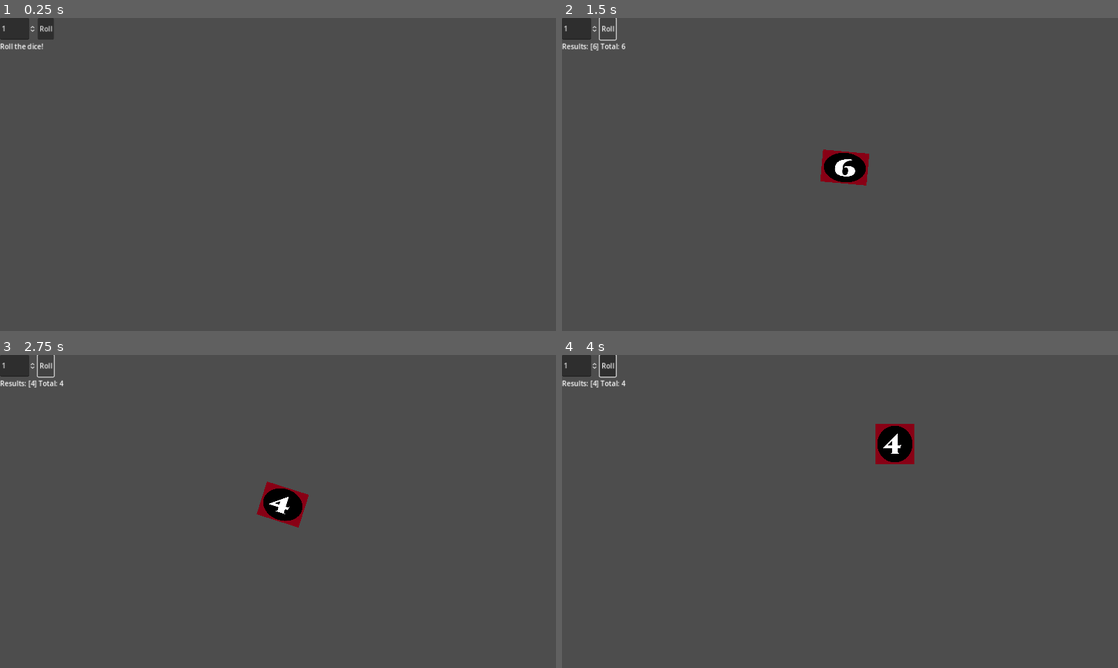
Above: before the commit, frames 1-4 (two rows, left to right).
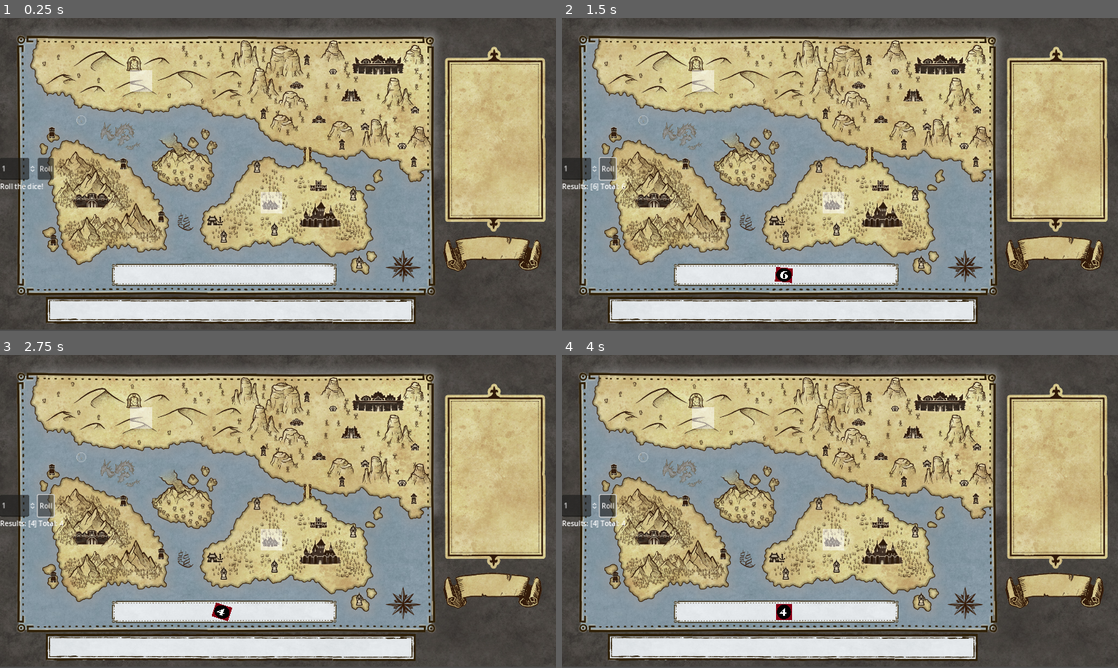
Above: after the commit, the same moments.

Repository: Evenwood/godotgamejam77
Game: Godot game, scene res://TestScenes/test_scene_1.tscn
Two runs of this game, one before a commit and one after it. Both use one fixed random seed, a clock stepped at 60 frames per second and the inputs below. The project has no main scene, so this scene is started directly.
Inputs (mouse positions are in pixels of both pictures, inside the frame that each line leads up to):
- Up to frame 1 (0.25 s): no input
- Up to frame 2 (1.5 s): click "Roll" at 0.5 s; click "Roll" at 1.25 s
- Up to frame 3 (2.75 s): click "Roll" at 2 s
- Up to frame 4 (4 s): drag from (845, 502) to (895, 442) at 2.77 s; drag from (728, 527) to (895, 442) at 3.52 s

The runs differ from the first frame. In frame 1, 79% of the frame differs, in the area x 0-100%, y 0-100%; in frame 2, 79%; in frame 3, 79%; in frame 4, 79%.

Commit message:
Drop Zone created
Implemented the drop zone functionality. There is a test scene implemented; still pretty rough but its a start.

Diff:
--- a/game/DiceControl/dice_scene.gd
+++ b/game/DiceControl/dice_scene.gd
@@ -5,18 +5,19 @@
 @onready var num_dice_spinner: SpinBox = $DiceUI/MainContainer/ControlsContainer/NumDiceSpinner
 @onready var roll_button: Button = $DiceUI/MainContainer/ControlsContainer/RollButton
 @onready var results_label: Label = $DiceUI/MainContainer/ResultsLabel
-@onready var dice_container: Node2D = $DiceUI/MainContainer/DiceContainer
+@onready var dice_container: Node2D = $DiceContainer
 
 var die_scene = preload("res://DiceControl/die.tscn")
 
 # Constants
 const MIN_DICE = 1
 const MAX_DICE = 10
-const DICE_SPACING = 100  # Spacing between dice
+const DICE_SPACING = 50  # Spacing between dice
 
 var num_dice = 1
 
 func _ready():
+	position = Vector2(-140, 247)
 	# Setup UI elements
 	num_dice_spinner.min_value = MIN_DICE
 	num_dice_spinner.max_value = MAX_DICE
--- a/game/DiceControl/dice_scene.tscn
+++ b/game/DiceControl/dice_scene.tscn
@@ -8,9 +8,13 @@
 [node name="DiceUI" type="CanvasLayer" parent="."]
 
 [node name="MainContainer" type="VBoxContainer" parent="DiceUI"]
-custom_minimum_size = Vector2(300, 200)
-offset_right = 300.0
-offset_bottom = 200.0
+anchors_preset = 4
+anchor_top = 0.5
+anchor_bottom = 0.5
+offset_top = -38.5
+offset_right = 250.0
+offset_bottom = 38.5
+grow_vertical = 2
 
 [node name="ControlsContainer" type="HBoxContainer" parent="DiceUI/MainContainer"]
 custom_minimum_size = Vector2(250, 50)
@@ -30,4 +34,4 @@
 layout_mode = 2
 text = "Result"
 
-[node name="DiceContainer" type="Node2D" parent="DiceUI/MainContainer"]
+[node name="DiceContainer" type="Node2D" parent="."]
--- a/game/DiceControl/die.gd
+++ b/game/DiceControl/die.gd
@@ -13,6 +13,10 @@
 var dragging = false
 var click_offset = Vector2()
 var current_drop_zone = null
+var orig_position = Vector2.ZERO
+
+const SPRITE_SCALE_X = .10
+const SPRITE_SCALE_Y = .10
 
 # Textures for die faces - you'll need to create these
 var die_textures = {
@@ -29,6 +33,8 @@
 	area.connect("input_event", _on_input_event)
 	area.connect("area_entered", _on_area_entered)
 	area.connect("area_exited", _on_area_exited)
+	sprite.scale = Vector2(SPRITE_SCALE_X, SPRITE_SCALE_Y)
+	set_up_scale_animation()
 	roll()
 
 func roll() -> int:
@@ -67,6 +73,7 @@
 			if event.pressed:
 				# Start dragging
 				dragging = true
+				orig_position = position
 				# Store the offset between mouse position and node position
 				click_offset = position - get_global_mouse_position()
 				change_appearance(dragging)
@@ -77,6 +84,8 @@
 				# Are we over the drop zone?
 				if current_drop_zone:
 					current_drop_zone.emit_signal("item_dropped", self)
+				else:
+					position = orig_position
 
 func _process(_delta):
 	if dragging:
@@ -88,7 +97,7 @@
 		sprite.scale = Vector2(sprite.scale.x + .01, sprite.scale.y + .01)
 	else:
 		sprite.modulate = Color(1, 1, 1, 1)
-		sprite.scale = Vector2(.25, .25)
+		sprite.scale = Vector2(SPRITE_SCALE_X, SPRITE_SCALE_Y)
 
 func _on_area_entered(area):
 	if area.is_in_group("drop_zone"):
@@ -97,3 +106,28 @@
 func _on_area_exited(area):
 	if area == current_drop_zone:
 		current_drop_zone = null
+
+func set_up_scale_animation():
+	var animation = animation_player.get_animation("roll")
+	var scale_track = animation.find_track("Sprite2D:scale", Animation.TYPE_VALUE)
+	var random_number = (randi() % 3 + 1) * 0.01  # Will give 0.01, 0.02, 0.03
+	var keyframes = [
+		{"time": 0.0, "value":Vector2(SPRITE_SCALE_X, SPRITE_SCALE_Y)},
+		{"time": 0.2, "value":Vector2(SPRITE_SCALE_X + random_number, SPRITE_SCALE_Y - random_number)},
+		{"time": 0.4, "value":Vector2(SPRITE_SCALE_X - random_number, SPRITE_SCALE_Y + random_number)},
+		{"time": 0.6, "value":Vector2(SPRITE_SCALE_X + random_number, SPRITE_SCALE_Y - random_number)},
+		{"time": 0.8, "value":Vector2(SPRITE_SCALE_X - random_number, SPRITE_SCALE_Y + random_number)},
+		{"time": 1.0, "value":Vector2(SPRITE_SCALE_X, SPRITE_SCALE_Y)}
+	]
+
+	# Clear existing keys
+	animation.track_remove_key_at_time(scale_track, 0.0)
+	animation.track_remove_key_at_time(scale_track, 0.2)
+	animation.track_remove_key_at_time(scale_track, 0.4)
+	animation.track_remove_key_at_time(scale_track, 0.6)
+	animation.track_remove_key_at_time(scale_track, 0.8)
+	animation.track_remove_key_at_time(scale_track, 1.0)
+
+	# Add new keys at specific times
+	for keyframe in keyframes:
+		animation.track_insert_key(scale_track, keyframe.time, keyframe.value)
--- a/game/DiceControl/die.tscn
+++ b/game/DiceControl/die.tscn
@@ -91,6 +91,7 @@
 
 [node name="Die" type="Node2D"]
 script = ExtResource("1_ihamb")
+metadata/_edit_group_ = true
 
 [node name="Sprite2D" type="Sprite2D" parent="."]
 position = Vector2(651, 344)
@@ -102,8 +103,6 @@
 }
 
 [node name="Area2D" type="Area2D" parent="."]
-position = Vector2(1, -3)
 
 [node name="CollisionShape2D" type="CollisionShape2D" parent="Area2D"]
-position = Vector2(-2, 2)
 shape = SubResource("RectangleShape2D_nm3hw")
--- a/game/DropZoneControl/drop_zone.gd
+++ b/game/DropZoneControl/drop_zone.gd
@@ -9,6 +9,11 @@
 	input_pickable = true
 	connect("area_entered", _on_area_entered)
 	connect("area_exited", _on_area_exited)
+
+	var sprite = ColorRect.new()  # Or use a Sprite2D
+	add_child(sprite)
+	sprite.size = Vector2(50, 50)
+
 	modulate = Color(1, 1, 1, 0.5)
 
 # Called every frame. 'delta' is the elapsed time since the previous frame.
--- a/game/DropZoneControl/drop_zone.tscn
+++ b/game/DropZoneControl/drop_zone.tscn
@@ -3,7 +3,7 @@
 [ext_resource type="Script" path="res://DropZoneControl/drop_zone.gd" id="1_56gfg"]
 
 [sub_resource type="RectangleShape2D" id="RectangleShape2D_sv0t4"]
-size = Vector2(68, 63)
+size = Vector2(100, 100)
 
 [node name="DropZone" type="Area2D" groups=["drop_zone"]]
 script = ExtResource("1_56gfg")
--- a/game/TestScenes/test_scene_1.tscn
+++ b/game/TestScenes/test_scene_1.tscn
@@ -1,24 +1,22 @@
-[gd_scene load_steps=3 format=3 uid="uid://coc0nbxe2cf5b"]
+[gd_scene load_steps=4 format=3 uid="uid://gv2jtpq48jb4"]
 
+[ext_resource type="Texture2D" uid="uid://cakagnvywlb2e" path="res://Assets/Temp/map1.png" id="1_jnadg"]
 [ext_resource type="PackedScene" uid="uid://cn8p8gir5v5ib" path="res://DiceControl/dice_scene.tscn" id="1_up560"]
-[ext_resource type="PackedScene" uid="uid://2vpyof5hxpag" path="res://DropZoneControl/drop_zone.tscn" id="2_j8tmv"]
+[ext_resource type="PackedScene" uid="uid://2vpyof5hxpag" path="res://DropZoneControl/drop_zone.tscn" id="3_acque"]
 
 [node name="TestScene1" type="Node2D"]
+metadata/_edit_group_ = true
 
-[node name="MarginContainer" type="MarginContainer" parent="."]
-custom_minimum_size = Vector2(1000, 400)
-anchors_preset = 7
-anchor_left = 0.5
-anchor_top = 1.0
-anchor_right = 0.5
-anchor_bottom = 1.0
-offset_right = 1000.0
-offset_bottom = 400.0
-grow_horizontal = 2
-grow_vertical = 0
+[node name="TextureRect" type="TextureRect" parent="."]
+offset_right = 1832.0
+offset_bottom = 1025.0
+scale = Vector2(0.7, 0.7)
+texture = ExtResource("1_jnadg")
 
-[node name="DiceScene" parent="MarginContainer" instance=ExtResource("1_up560")]
+[node name="DiceScene" parent="." instance=ExtResource("1_up560")]
 
-[node name="DropZone1" parent="." instance=ExtResource("2_j8tmv")]
+[node name="DropZone1" parent="." instance=ExtResource("3_acque")]
+position = Vector2(600, 400)
 
-[node name="DropZone2" parent="." instance=ExtResource("2_j8tmv")]
+[node name="DropZone2" parent="." instance=ExtResource("3_acque")]
+position = Vector2(300, 120)
Binary file added: game/Assets/Temp/map1.png
Not shown, added: game/Assets/Temp/map1.png.import
